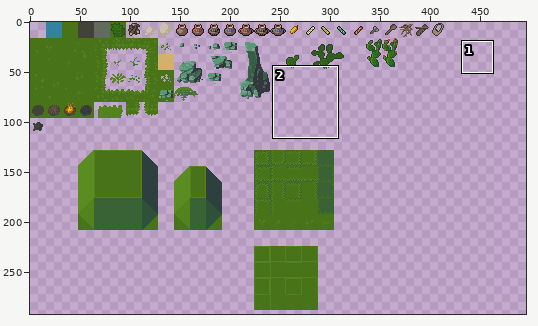
Two versions of one sprite sheet, data/textures/tileset.png. Above, an overview of the earlier version with the close-up marked.
Close-up. The starting point:
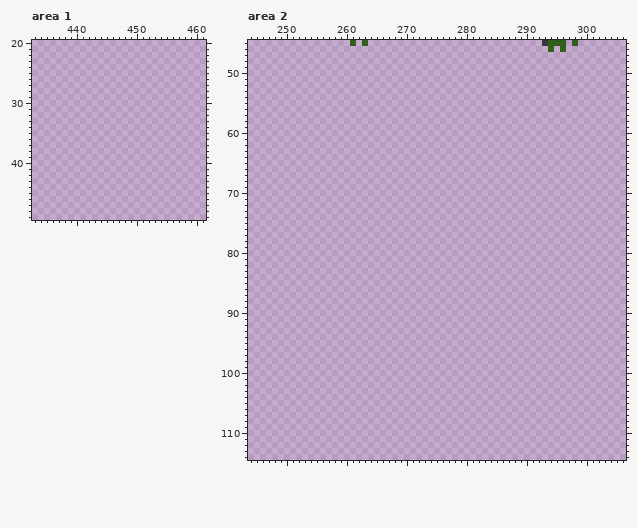
The file is 512x512 pixels. Colours within 5 levels of each other are drawn and written as one. Shown: area 1: x 433..461, y 20..49; area 2: x 244..306, y 45..114. The wide view leaves out empty margins. The commit also changed other parts of the picture, which this record leaves out.
New version:
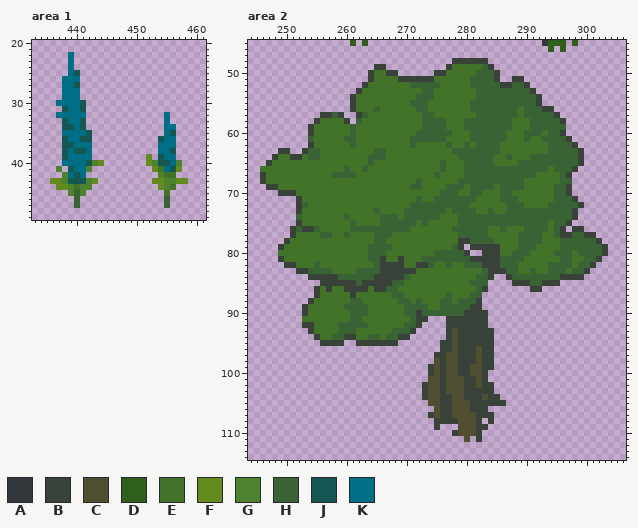
Palette (. is transparent): A #32383c  B #384238  C #504f31  D #305f1b  E #437329  F #628a1d  G #4d8330  H #396334  J #155752  K #006f86
The edit:
Changed rows in their new state; - is an unchanged pixel.
Area 1:
first column x 436:
22 ---K-------------------
23 ---K-------------------
24 ---K-------------------
25 ---KJ------------------
26 --KKK------------------
27 --KKJ------------------
28 --KKK------------------
29 --KKK------------------
30 -KKKKJ-----------------
31 --JKKJ-----------------
32 -KKKKK-------------K---
33 --JKKJ-------------K---
34 --JJKJ-------------KK--
35 --KKKKJ------------KJ--
36 --JKKJJ-----------JKK--
37 --JJKKK-----------KKK--
38 --JKJJK-----------KKJ--
39 --JKKKK---------F-JKK--
40 --KKKKJGF-------FGJJKG-
41 -G-JKKG----------FEKJF-
42 --GKJK------------GEE--
43 FFGJJJGF---------FFGGFF
44 -FFGEGG-----------FGE--
45 ---GHG-------------E---
46 ----H--------------H---
47 ----H--------------H---
Area 2:
first column x 246:
 48 --------------------------------BBBBBB--------------------
 49 -------------------BB----------BEEEEEHB-------------------
 50 ------------------BEEBB------BBEEEEEHHHB------------------
 51 ------------------BEEEEBBBBBBEEEEEEHHHHB--BB--------------
 52 -----------------BEEEEEEEHHHHHEEEEEHHHHHBBHHB-------------
 53 ----------------BEEEEEEEEEEHHEEEEEEEHHHHHHHHHB------------
 54 ---------------BEEEEEEEEEEHHHEEEEEEEHHHHHHHHHHB-----------
 55 ---------------BEEEEEEEEEHHHEEEEEEEHHHHHHHHHHHB-----------
 56 ---------------BEEEHEEEEEEHHEEEEEEEHHHHHHHHEHHHBB---------
 57 ----------BBHB--BHEEEEEEEEEHHEEEEEEEHHHHHHHEHHHHHB--------
 58 ---------BEEEEB-HEEEEEEEEEEHHHHEEEHHHHHHHHEEEHHHHHB-------
 59 --------BEEEEEEHEEEEEEEEEEEHHHHEEEHHHHHHHHEEEHHHHHH-------
 60 --------BEEEEEEHEEEEEEEEEEHHHHHHEEEHHHHHHEEEHHHEHHB-------
 61 --------HEEEEEHHEEEEEEEEEHHHHHHEEEEHHHHHHEEEHEEHHHHB------
 62 --------BEEEEEEHEEEEEEEEEHEEEEEHEEHEHHHHEEEEEEEEHHHHB-----
 63 ---BB--BHHEEEEEEEEEHHEEEEEEEEEEEHHHHHHHHEEEEEEEEHHHHHB----
 64 --BEEBBEHHEEEEEEEEHHHEEEEEEEEEEEEHHHHHHEEHEEEHHHHHHHHB----
 65 -BEEEEEEEEEEEEEEEEHEEEEEEEEEEEHEEEHHHHHEEEEHHHHHHHHHHB----
 66 EEEEEEEEEEEEEEHEEHEEEEEEEEEEEEHEEEHHHHHHHHHHHHHHEHHHB-----
 67 BEEEEEEEEEEEHHHHEEEEEEEEEEEEEHEEEEHHHHHHHHHHHHEEEEHB------
 68 BEEEEEEEEEEEEEEEEEEEEEEEEEHEEEEEEHHHHHHHHHHHEEEEEEHH------
 69 -BBEEEEEEEEEEEEEEEEEEEEEEHHEEEEHHHEHHHHEHHHHEEEEEHHB------
 70 ---BBBEEEEEEEEEEEEEEEEEEEEEEEEHHHEEHHEEEHHEEEEEEEHHB------
 71 ------BEEEEEEEEEEEEEEEEEEEHEEHHHHHHHEEEEHHHEEEEEEHHHB-----
 72 ------BHEEEEEEEEEEEEEEEEEHHHHHHHHHHEEEEEEHHHEEEEHHHHHB----
 73 ------BEEEEEEEEEEEEHEEEEHHHHHHHEHHHHEEHEEHHHHHHHHHHHB-----
 74 ------HEEEEEEEHEEEEEHHHEHHHHHHEEEHHHHHHHHHHHHHHHHHHHB-----
 75 ------BEEEEEEEEHEEEEHHHHHHEHEEEEEHHHHHHHHHHHHHHHEHHB------
 76 -----BHBBHEEEEEHHHHHHHHHHEEEEEEEHHHHHHEEHEEEHHHHEHB-BB----
 77 -----BEEEEHHEEHEEEEHHHEEEEEEEEEEEHHHHHEEEEEHHHHEEHBBHHBB--
 78 ----BEEEEEEEEEEEEEEHHEEEEEEEEEEEEBBHHHHEEEEHHHHEEEHHHHHHB-
 79 ---BEEEEEEEEEEEEEEHHHHEEEEEEEEEEHB-BBBBBEEEHHHEEEEHHHHHHHB
 80 ---EEEEEEEEEEEEEEEHHHEEEEEEEEHHHHHB--BBBEEHHHEEEEHHHEHHHHB
 81 ---BEEEEEEEEEEEEEEHHBEEBEEEHHHHHHHHBBBBBHHHHEEEEEEHHEEHHB-
 82 ----BBEEEHEEEEEEEEEHBBBBEEBBHEEHEEHHHBBBHHHEEEEEHHHHEHHB--
 83 ------BBHHHHEEEEHHHHBBBBBBEEEEEEEEEEEHBBBHHEEHEEHHHEHHB---
 84 --------BBBBBHHHHHHBBBBBHEEEEEEEEEEEHHB--BHHHHHHHHBBBB----
 85 ----------BBBBBBHBBBBBHHEEEEEEEEEEEHHH----BBBHHBBB--------
 86 ---------BEBEEBBBBEBBHHEEEEEEEEEEEEEHB-------BB-----------
 87 ---------BEEEEEBEEEEEEHHEEEEEEEHEEEHH---------------------
 88 --------BEEEEEEHHEEEEEEHHEHEEEHHEHHHB---------------------
 89 -------BEEEEEEHHHHEEEEEEHHHHEEHHHHHBB---------------------
 90 -------BEEEEEEEHHHEEEEEEHHBHHHHHHHBBBB--------------------
 91 -------EEEEEEEEHHEEEEEEEEHBB---BBBBBBB--------------------
 92 -------BBEEEEHHHHHEEEEEEHHB----BBBBBBB--------------------
 93 --------BEEEEHHHEEEEEEHHHB-----BCBBBBBB-------------------
 94 ---------BEEHHBBEEHHEHHBB------BCBBBBBB-------------------
 95 ----------BBBB--BBBBBBB-------BBCBBBBBB-------------------
 96 ------------------------------BBCBBBCBB-------------------
 97 -----------------------------BBCCBBBCBB-------------------
 98 -----------------------------CBCCBBBCBB-------------------
 99 ----------------------------BCBCCBBCCBB-------------------
100 ----------------------------BCBCCBBCCB--------------------
101 ----------------------------CCBCCCBBCB--------------------
102 ---------------------------BCCBCCCBBCBB-------------------
103 ---------------------------BCCBCCCBBBBB-------------------
104 ---------------------------BCCBBCCBBBCBB------------------
105 ----------------------------CCBBCCCBBBBBB-----------------
106 -----------------------------CBBCCCBBB--------------------
107 ----------------------------BCBBCCCCBBB-------------------
108 -----------------------------BBBBCCCB-B-------------------
109 -----------------------------B---CCCBB--------------------
110 --------------------------------BCCCB---------------------
111 ----------------------------------C-B---------------------
Changed places in both close-ups, as pixel boxes (x1, y1, x2, y2):
added: (50, 52, 104, 208)
added: (146, 112, 188, 208)
added: (260, 58, 608, 442)
